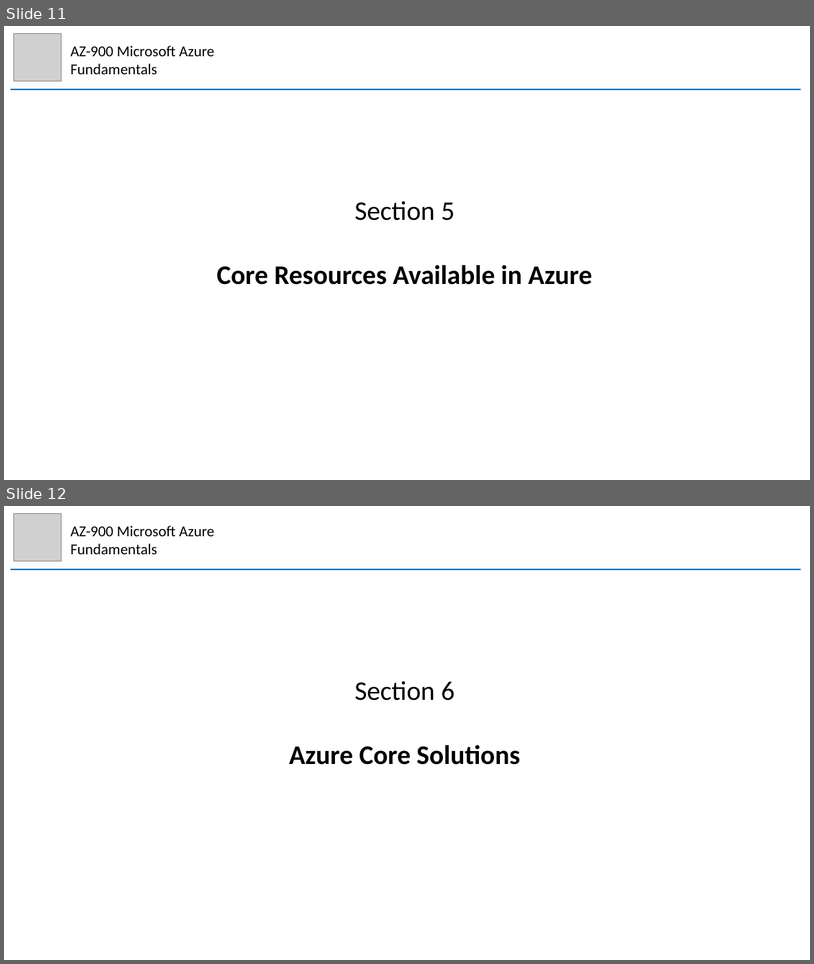
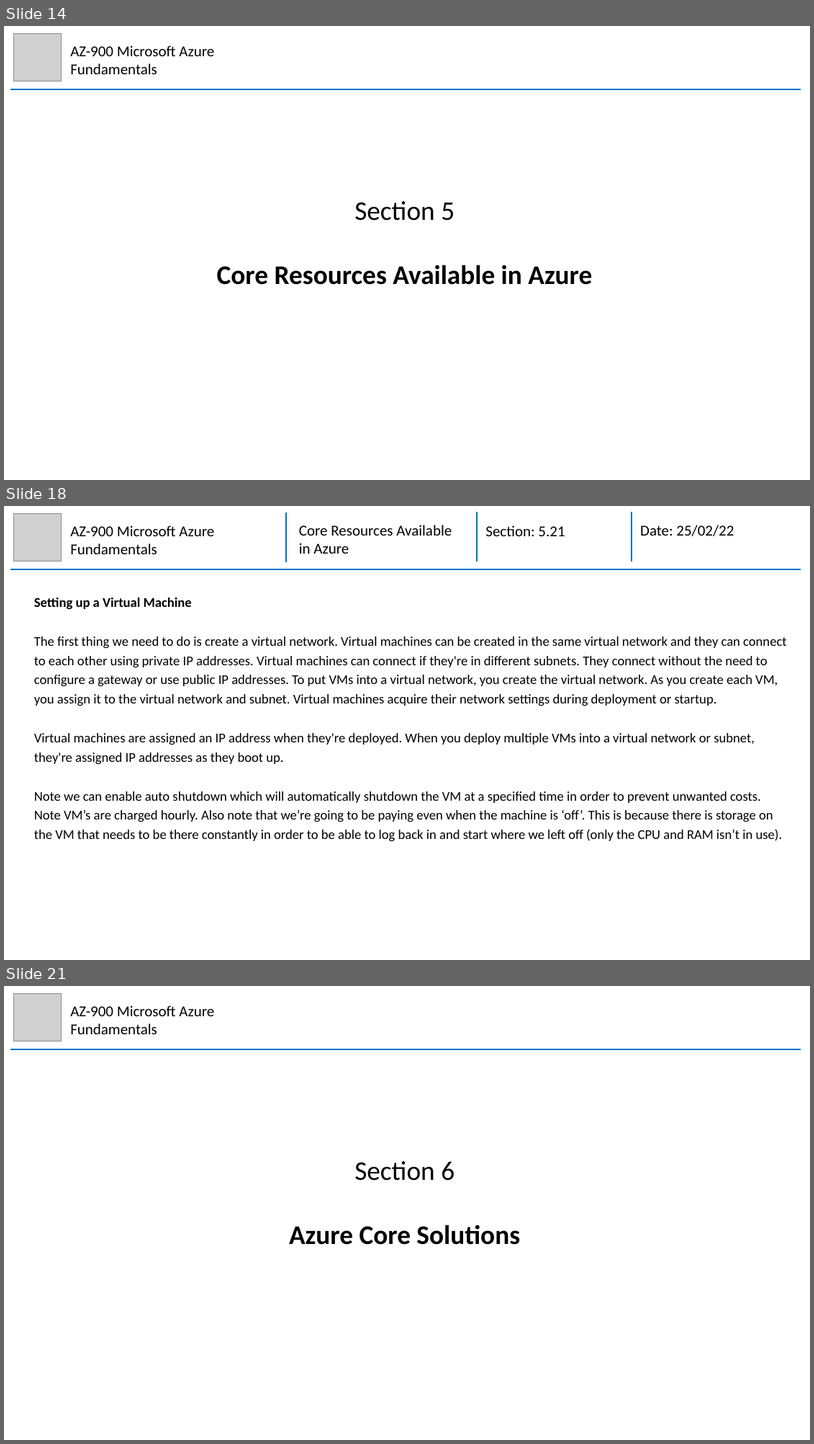
Before and after one commit to mhaythornthwaite/Testing_ML_Algorithms, a slide deck: Azure_AZ-900_Fundamentals/MJH_AZ-900_Azure_Fundamentals_Notes.pptx. Shown one above the other, each under a label of ours: slides 11 and 12 before the commit, slides 14, 18 and 21 after it; the slides between them are not shown. The pictures are 814x964 and 814x1444 pixels, drawn with LibreOffice and Linux fonts; fonts in the diff are those of the drawing; grey boxes stand for pictures. Boxes give left, top, right and bottom in pixels: in the first picture for what was removed or moved away, otherwise in the second. Text is boxed around its words. In the diff, an @@ line names an element or a change of style, - is before the commit and + after.

Commit message:
Azure AZ-900 Section 4, 5, 6

```diff
--- a/Azure_AZ-900_Fundamentals/MJH_AZ-900_Azure_Fundamentals_Notes.pptx
+++ b/Azure_AZ-900_Fundamentals/MJH_AZ-900_Azure_Fundamentals_Notes.pptx
@@ slide 18 added at (4, 506, 810, 960), background #FFFFFF @@
@@ picture added at (13, 513, 62, 561) @@
@@ text added at (70, 525, 214, 554), 18 pt, text #000000 @@
+AZ-900 Microsoft Azure Fundamentals
@@ group added at (10, 512, 801, 569): 4 lines, 3 texts @@
+Core Resources Available in Azure
+Section: 5.21
+Date: 25/02/22
@@ text added at (34, 597, 787, 842), 16 pt, text #000000 @@
+Setting up a Virtual Machine
+The first thing we need to do is create a virtual network. Virtual machines can be created in the same virtual network and they can connect to each other using private IP addresses. Virtual machines can connect if they're in different subnets. They connect without the need to configure a gateway or use public IP addresses. To put VMs into a virtual network, you create the virtual network. As you create each VM, you assign it to the virtual network and subnet. Virtual machines acquire their network settings during deployment or startup.
+Virtual machines are assigned an IP address when they're deployed. When you deploy multiple VMs into a virtual network or subnet, they're assigned IP addresses as they boot up.
+Note we can enable auto shutdown which will automatically shutdown the VM at a specified time in order to prevent unwanted costs. Note VM’s are charged hourly. Also note that we’re going to be paying even when the machine is ‘off’. This is because there is storage on the VM that needs to be there constantly in order to be able to log back in and start where we left off (only the CPU and RAM isn’t in use).
@@ what was slide 11 is now slide 14 @@
@@ what was slide 12 is now slide 21 @@
```
Also in this commit, not shown: 1 slide changed, 13 other slides added.
